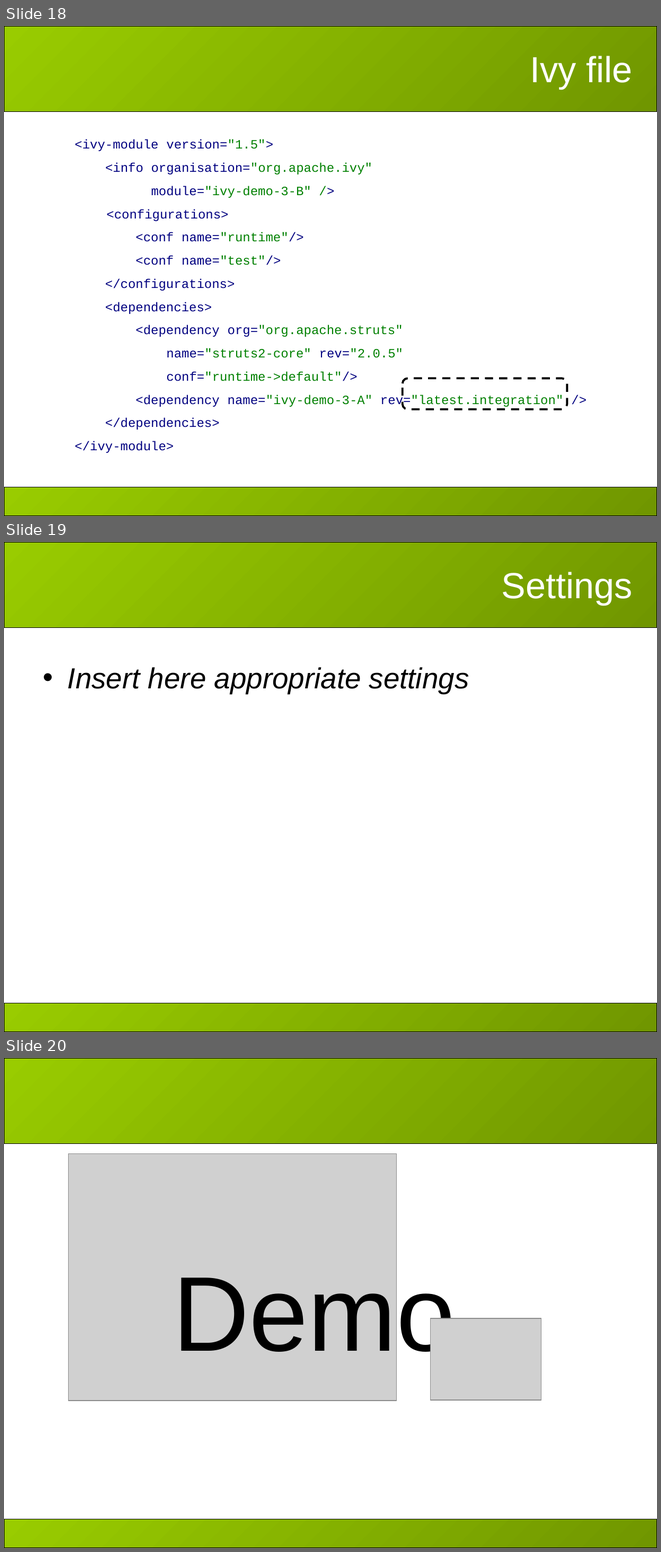
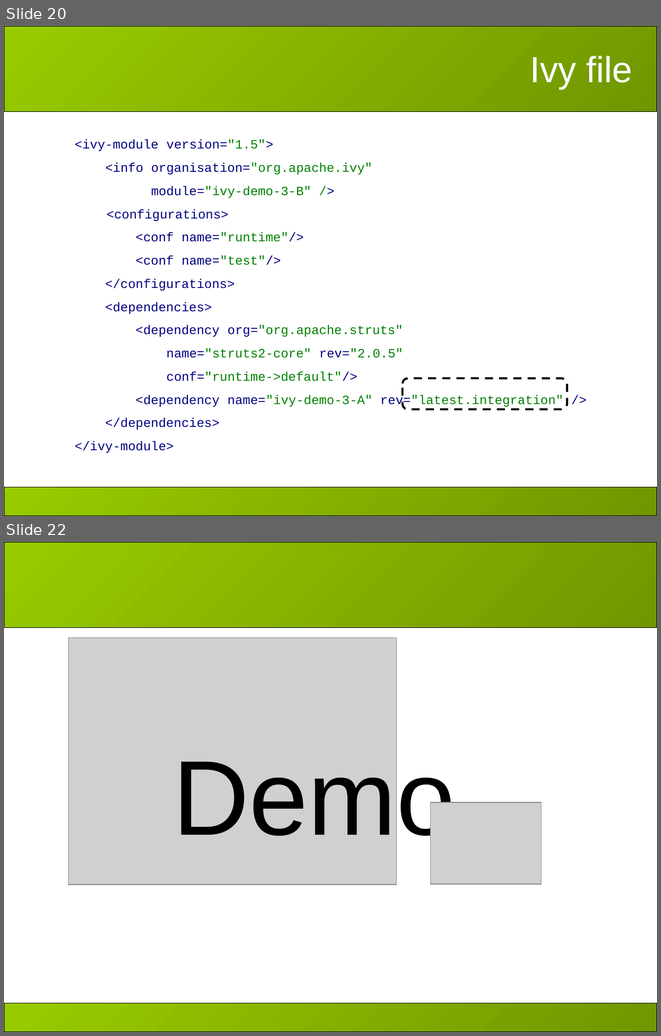
Before and after one commit to hiroyasub/ant-ivy-cregit, a slide deck: doc/presentations/apache-con-2007/slides.ppt. Shown one above the other, each under a label of ours: slides 18, 19 and 20 before the commit, slides 20 and 22 after it; the slides between them are not shown. The pictures are 661x1552 and 661x1036 pixels, drawn with LibreOffice and Linux fonts; fonts in the diff are those of the drawing; grey boxes stand for pictures; background and template pictures are left out. Boxes give left, top, right and bottom in pixels: in the first picture for what was removed or moved away, otherwise in the second. Text is boxed around its words. In the diff, an @@ line names an element or a change of style, - is before the commit and + after.

```diff
--- a/doc/presentations/apache-con-2007/slides.ppt
+++ b/doc/presentations/apache-con-2007/slides.ppt
@@ slide 19 removed at (4,542,657,1032), background #FFFFFF; not listed: 2 template elements that a slide beside it also shows @@
@@ title removed at (502,572,633,605) @@
-Settings
@@ text removed at (68,667,469,694) @@
-• Insert here appropriate settings
@@ what was slide 18 is now slide 20 @@
@@ what was slide 20 is now slide 22 @@
```
Also in this commit, not shown: 4 slides changed, 3 slides added, 2 other files.
